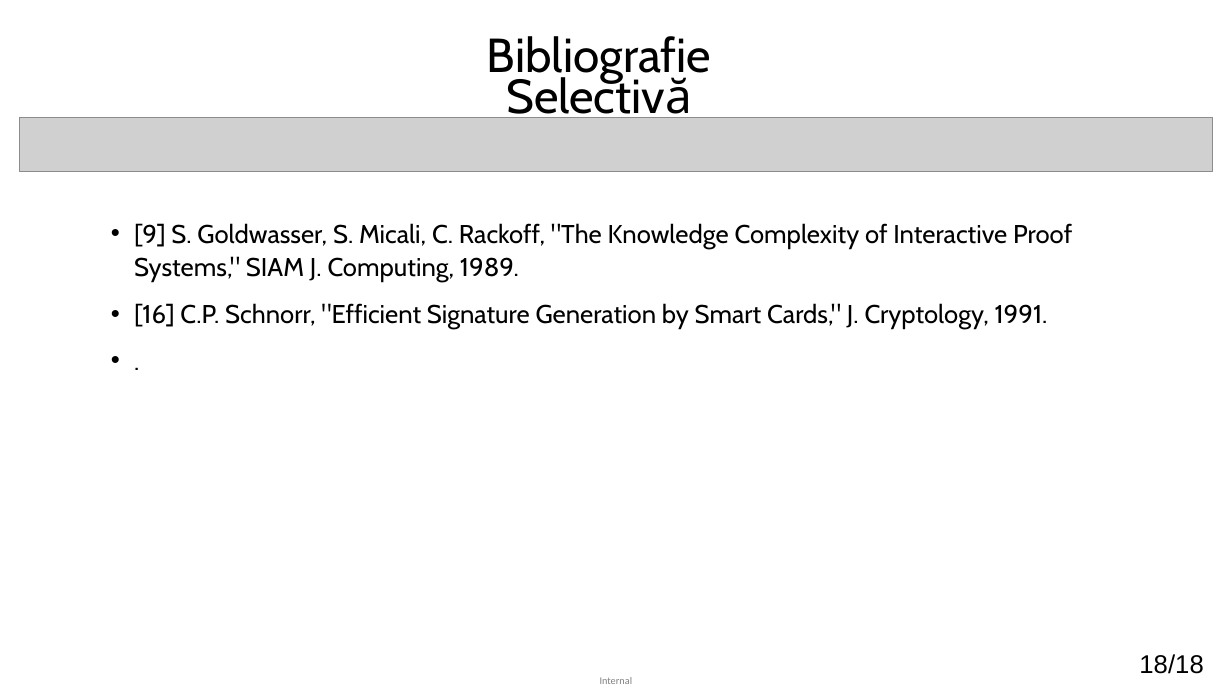
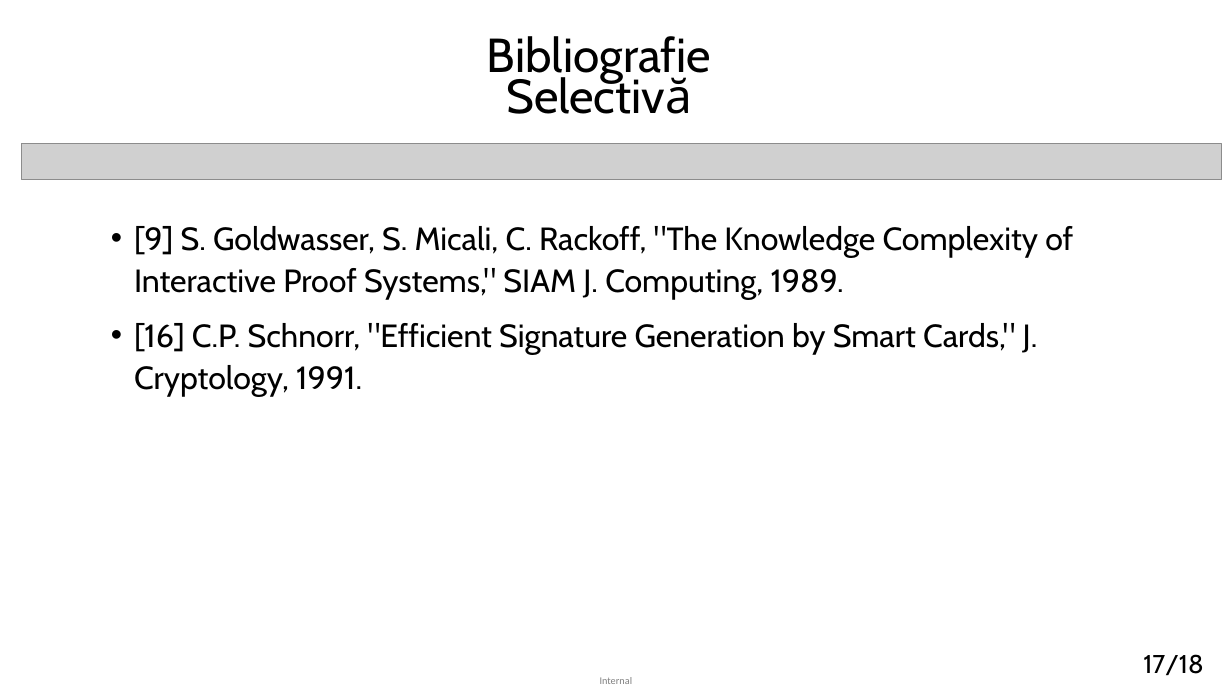
Before and after one commit to matei-rares-a/acas, a slide deck: slide 17 of docs/prezentare/current_draft/disertatie_matei_rares_prezentare_main.pptx (slide 18 before the commit). Drawn at 1232x693 pixels with LibreOffice and Linux fonts; fonts in the diff are those of the drawing; grey boxes stand for pictures. Boxes give left, top, right and bottom in pixels: in the first picture for what was removed or moved away, otherwise in the second. Text is boxed around its words. In the diff, an @@ line names an element or a change of style, - is before the commit and + after.

```diff
--- a/docs/prezentare/current_draft/disertatie_matei_rares_prezentare_main.pptx
+++ b/docs/prezentare/current_draft/disertatie_matei_rares_prezentare_main.pptx
@@ picture removed at [19,117,1214,171] @@
@@ picture added at [21,143,1221,180] @@
@@ text at [134,226,1073,397]: paragraph removed @@
-• .
@@ text "[9] S. Goldwasser, S. Micali, ..." at [134,226,1073,397]: size 20 to 25 pt @@
@@ text at [1143,654,1203,676]: text changed; font Arial to Cabin @@
-18/18
+17/18
```
Also in this commit, not shown: 11 other slides changed, 1 slide removed, 3 other files.
